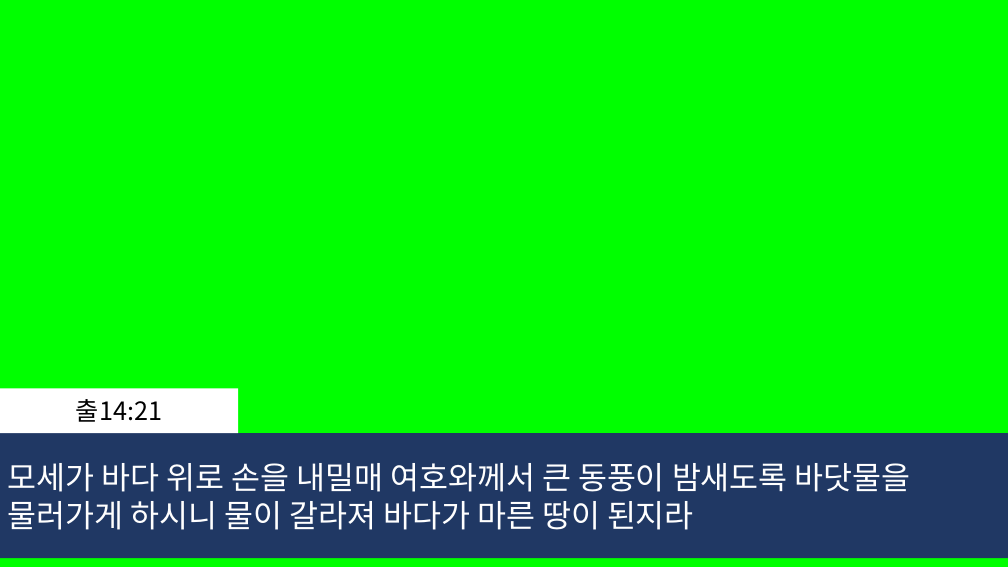
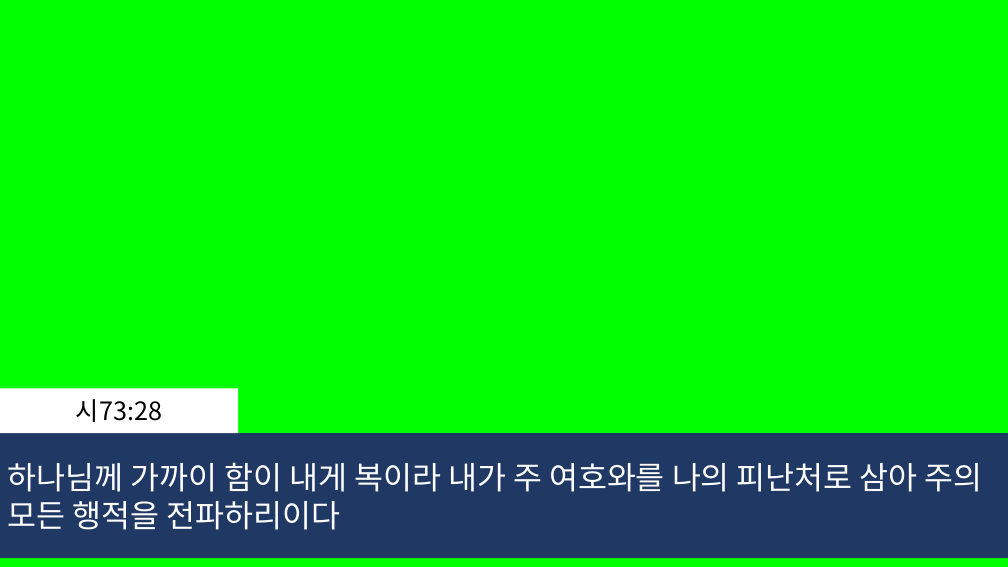
Before and after one commit to whizsavvy/evergreen_church, a slide deck: slide 130 of 2026-03-14_늘푸른교회_.pptx (slide 114 before the commit). Drawn at 1008x567 pixels with LibreOffice and Linux fonts; fonts in the diff are those of the drawing. Boxes give left, top, right and bottom in pixels: in the first picture for what was removed or moved away, otherwise in the second. Text is boxed around its words. In the diff, an @@ line names an element or a change of style, - is before the commit and + after.

```diff
--- a/2026-03-14_늘푸른교회_.pptx
+++ b/2026-03-14_늘푸른교회_.pptx
@@ text in rectangle at (76,399,162,422): text changed @@
-출14:21
+시73:28
@@ text in rectangle at (7,462,983,530): text changed @@
-모세가 바다 위로 손을 내밀매 여호와께서 큰 동풍이 밤새도록 바닷물을
-물러가게 하시니 물이 갈라져 바다가 마른 땅이 된지라
+하나님께 가까이 함이 내게 복이라 내가 주 여호와를 나의 피난처로 삼아 주의
+모든 행적을 전파하리이다
```
Also in this commit, not shown: 13 other slides changed, 9 slides added, 7 slides removed.
